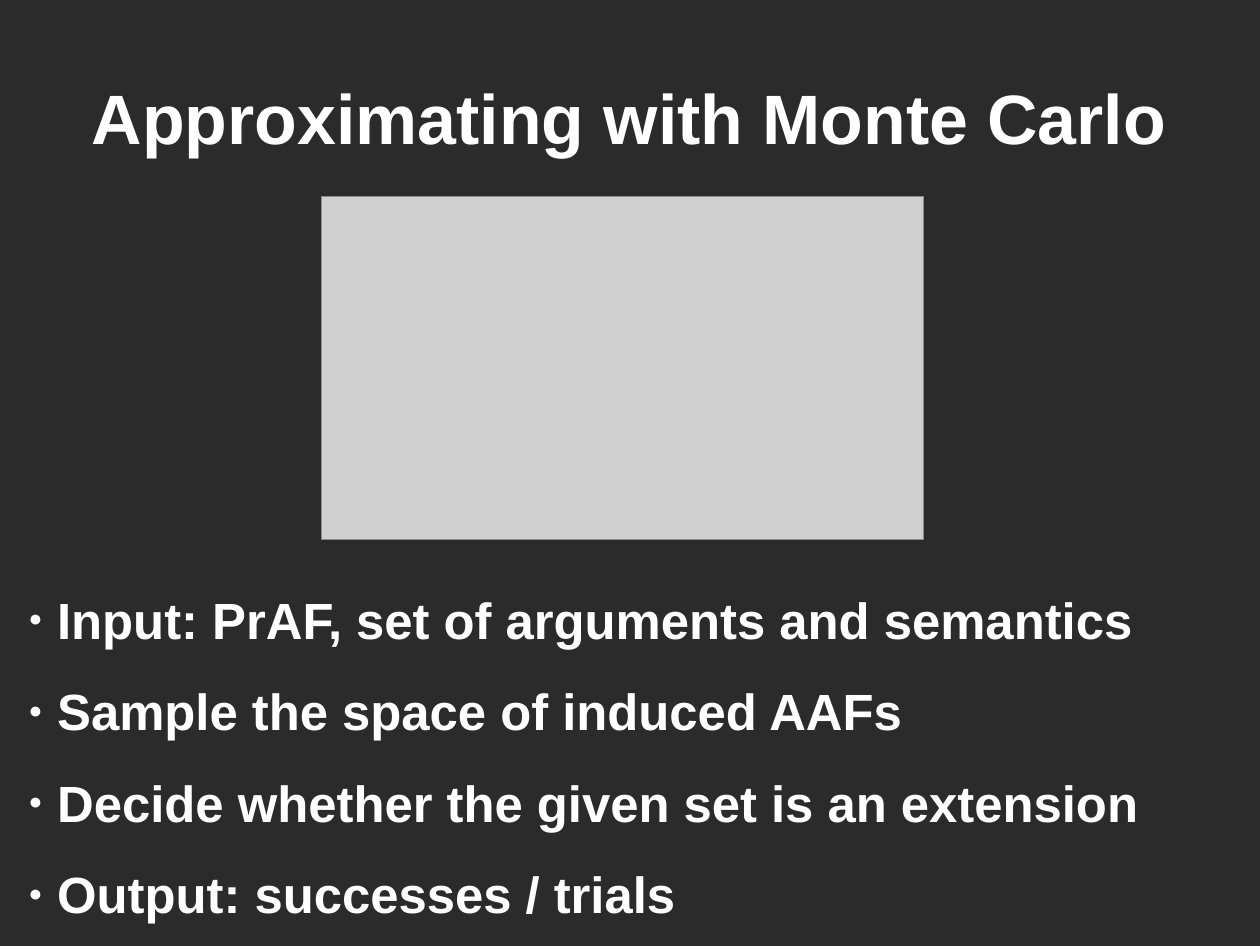
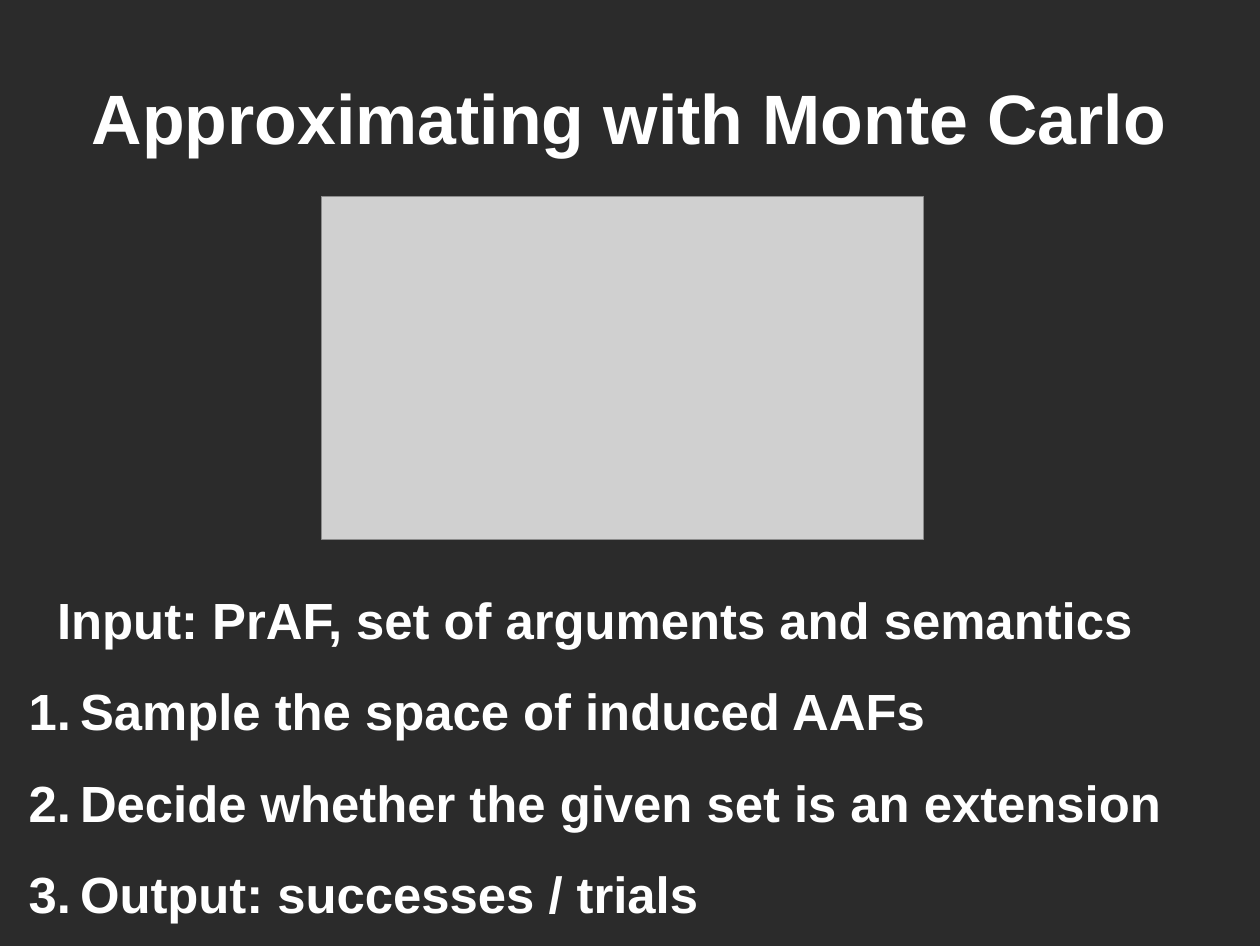
Before and after one commit to lethalman/thesis, a slide deck: slide 12 of doc/summary.odp. Drawn at 1260x946 pixels with LibreOffice and Linux fonts; fonts in the diff are those of the drawing; grey boxes stand for pictures; background and template pictures are left out; a plain dark background stands for a picture behind light text. Boxes give left, top, right and bottom in pixels: in the first picture for what was removed or moved away, otherwise in the second. Text is boxed around its words. In the diff, an @@ line names an element or a change of style, - is before the commit and + after.

```diff
--- a/doc/summary.odp
+++ b/doc/summary.odp
@@ subtitle "Input: PrAF, set of arguments ..." at [57, 602, 1161, 924]: bullet ● to none; bullet ● to 1. @@
```
Also in this commit, not shown: 7 other slides changed, 5 slides added, 7 slides removed, 1 other file.
